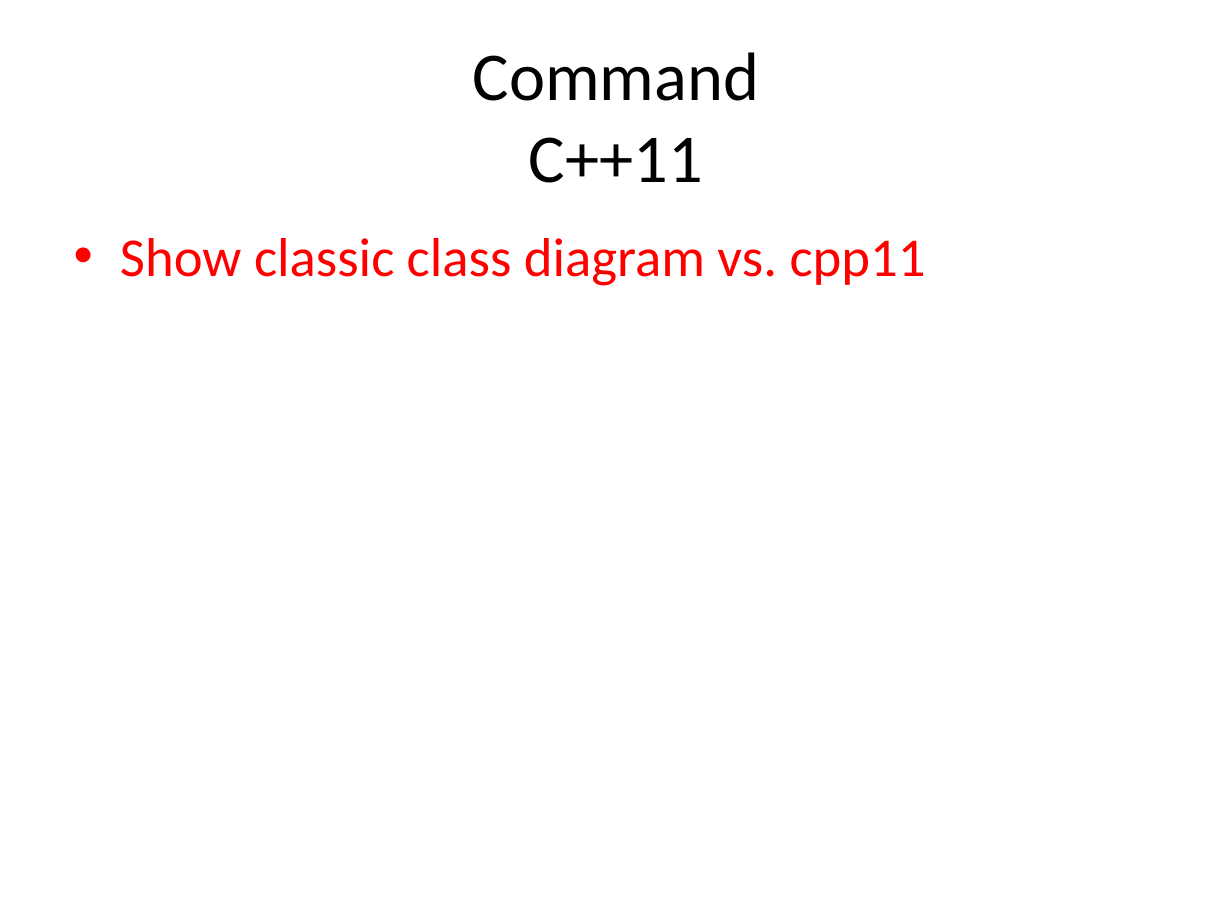
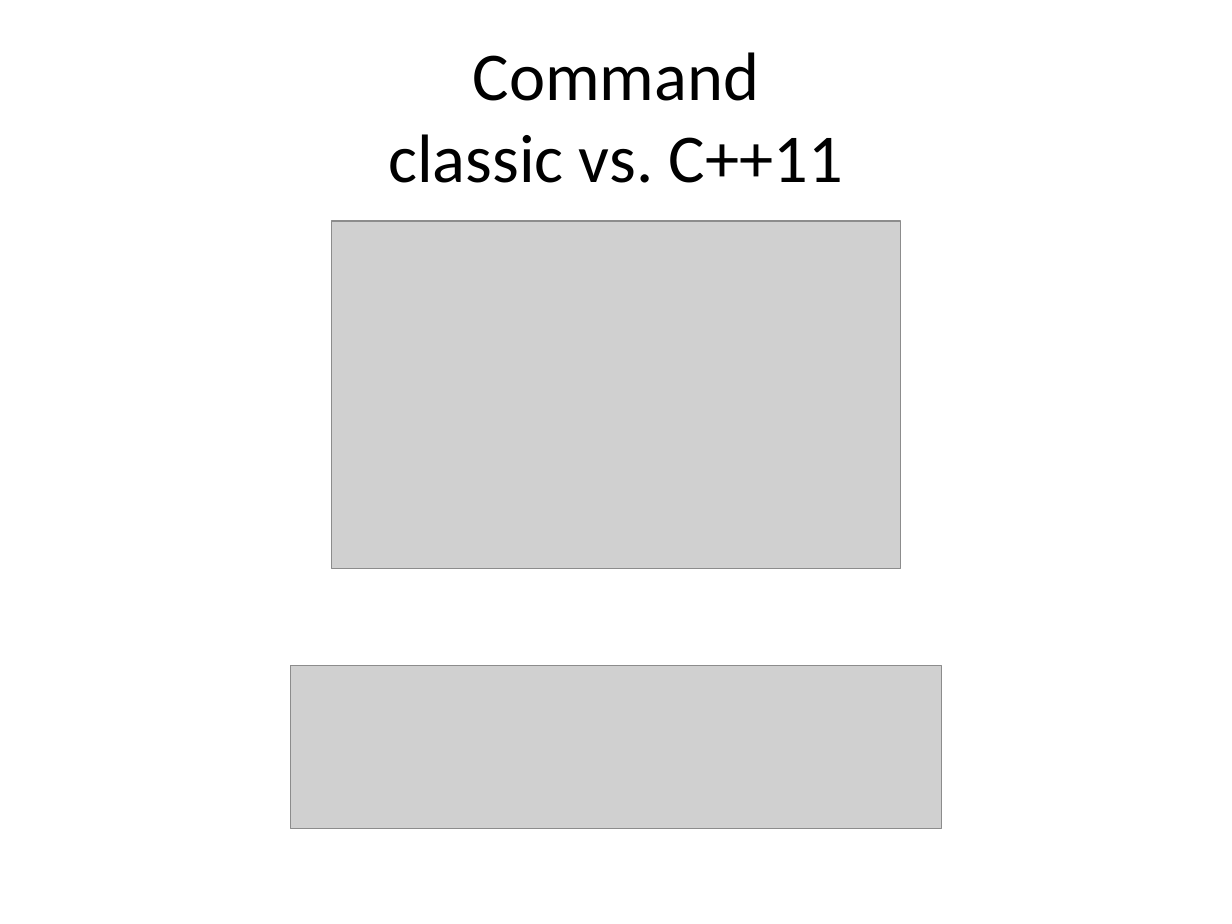
Before and after one commit to kamyu104/GofPatterns, a slide deck: slide 34 of Effective patterns.ppt (slide 22 before the commit). Drawn at 1232x924 pixels with LibreOffice and Linux fonts; fonts in the diff are those of the drawing; grey boxes stand for pictures. Boxes give left, top, right and bottom in pixels: in the first picture for what was removed or moved away, otherwise in the second. Text is boxed around its words. In the diff, an @@ line names an element or a change of style, - is before the commit and + after.

```diff
--- a/Effective patterns.ppt
+++ b/Effective patterns.ppt
@@ title at (x1=388, y1=52, x2=843, y2=183): text changed @@
-Command
-C++11
+Command
+classic vs. C++11
@@ text removed at (x1=120, y1=238, x2=926, y2=286) @@
-• Show classic class diagram vs. cpp11
@@ picture added at (x1=331, y1=221, x2=899, y2=568) @@
@@ picture added at (x1=291, y1=665, x2=941, y2=828) @@
```
Also in this commit, not shown: 7 other slides changed, 6 slides added, 1 slide removed, 2 other files.
